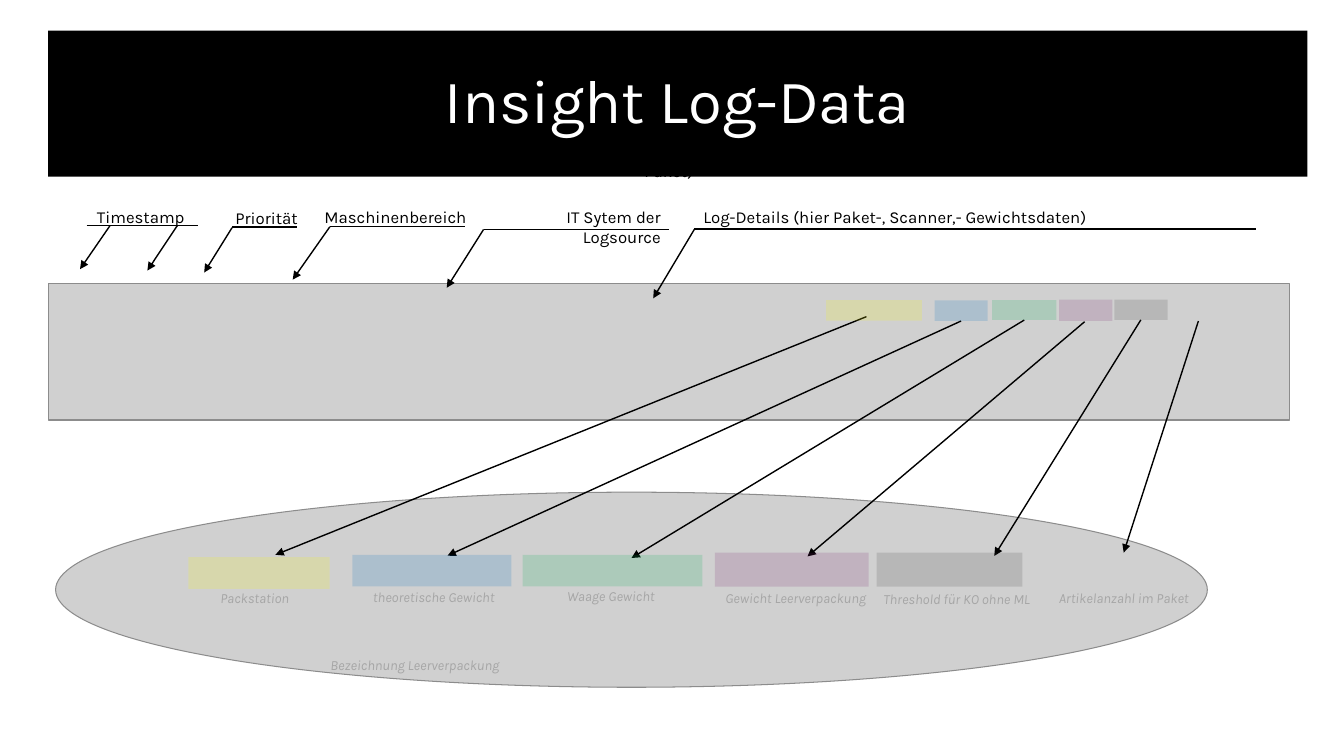
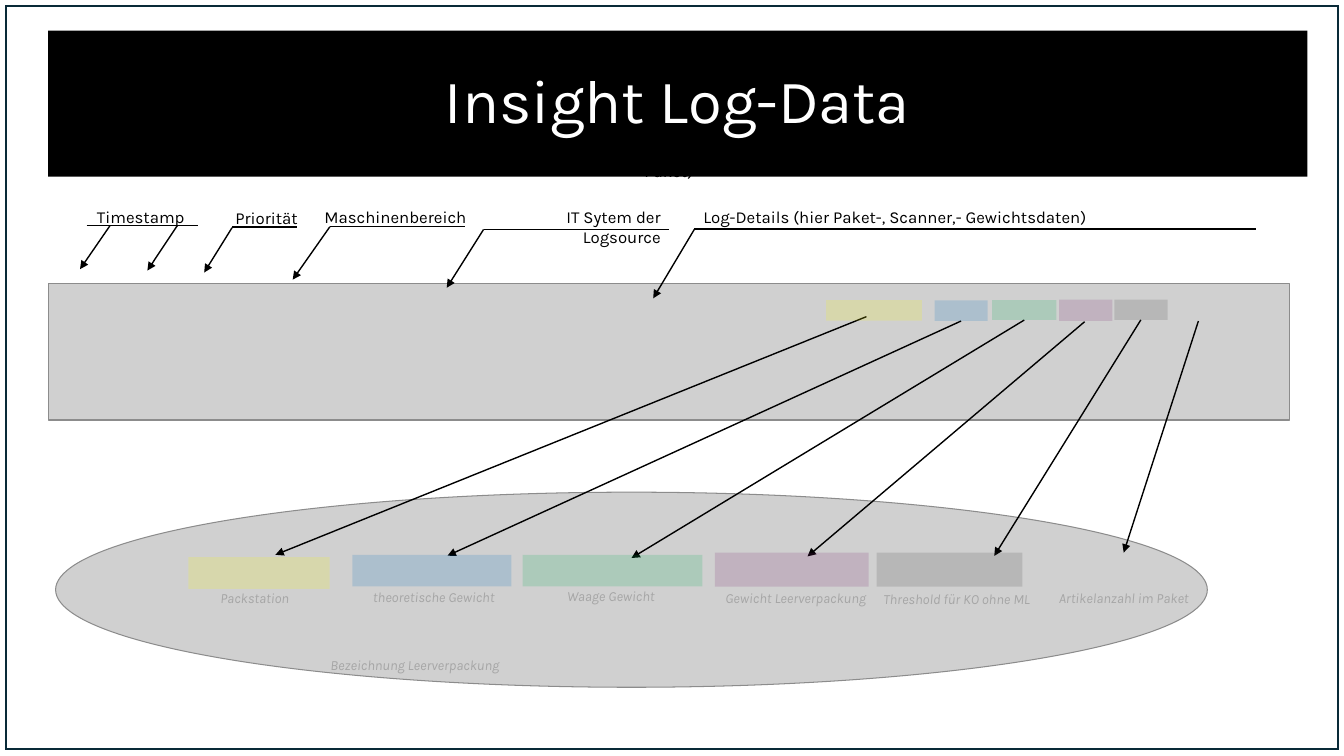
Before and after one commit to MamicGit/Proj_Machine-Log-Navigator, a slide deck: slide 2 of Logfile_CustomerOrder_Generator/Logfile-Generator.pptx. Drawn at 1344x756 pixels with LibreOffice and Linux fonts; fonts in the diff are those of the drawing; grey boxes stand for pictures. Boxes give left, top, right and bottom in pixels: in the first picture for what was removed or moved away, otherwise in the second. Text is boxed around its words. In the diff, an @@ line names an element or a change of style, - is before the commit and + after.

Commit message:
final updated for wordings and insights in almost all pages

```diff
--- a/Logfile_CustomerOrder_Generator/Logfile-Generator.pptx
+++ b/Logfile_CustomerOrder_Generator/Logfile-Generator.pptx
@@ rectangle added at [6, 6, 1338, 749], outline #092A39 1.5 pt @@
```
Also in this commit, not shown: 7 other files.
